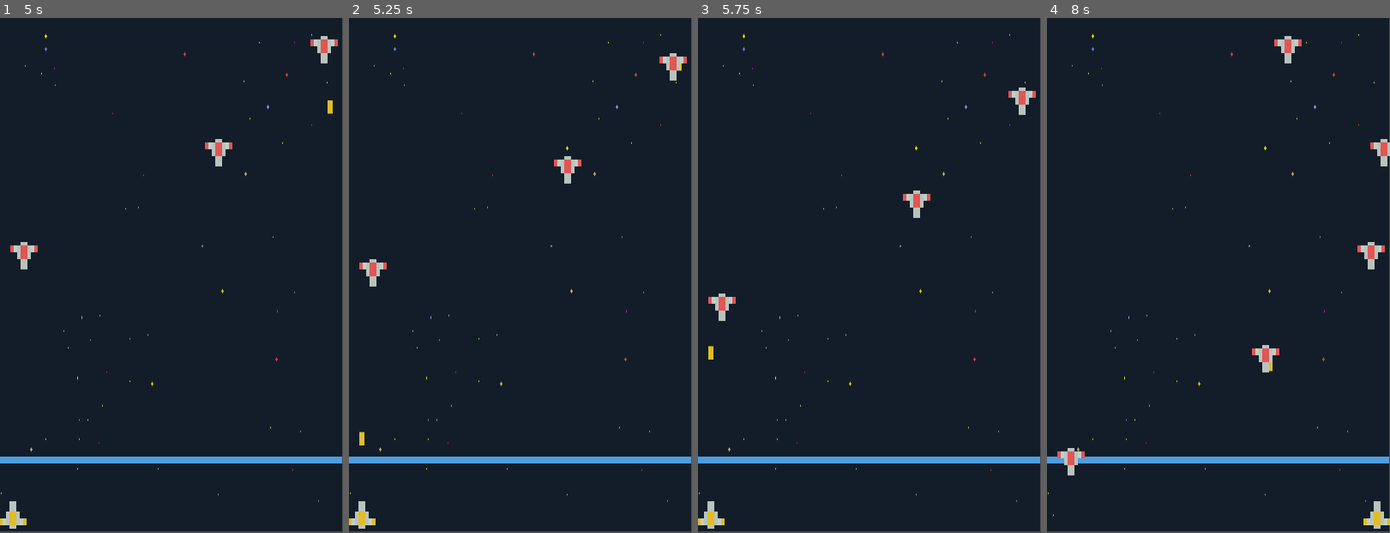
Above: before the commit, frames 1-4 (left to right).
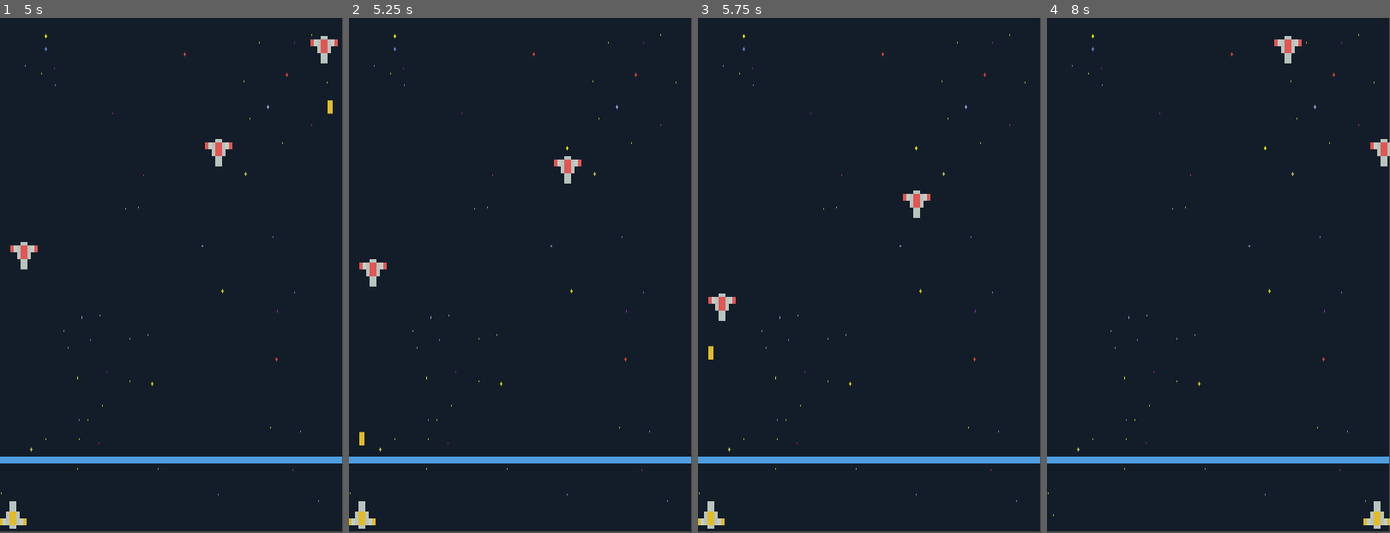
Above: after the commit, the same moments.

Repository: himanshusapkota/space-shooter
Game: Godot game, scene res://main.tscn
The game is run twice, just before and just after one commit, with the same random seed, the same clock (stepped at 60 frames per second) and the same inputs.
Inputs (mouse positions are in pixels of both pictures, inside the frame that each line leads up to):
- Up to frame 1 (5 s): tap Enter at 0.5 s; move the mouse to (246, 249) at 0.52 s; hold Right (right) 0.53-1.28 s; hold Space (shoot) 0.53-1.28 s; click (246, 249) at 0.67 s; move the mouse to (102, 301) at 1.27 s; hold Down 1.28-2.03 s; tap Alt at 1.35, 3.6 s; move the mouse to (205, 162) at 2.02 s; hold Right (right) 2.03-2.78 s; tap Shift at 2.1, 4.35 s; move the mouse to (154, 378) at 2.77 s; hold Up 2.78-3.53 s; tap Space (shoot) at 2.85 s; click (154, 378) at 2.92 s; move the mouse to (274, 352) at 3.52 s; hold Left (left) from 3.53 s (still down); move the mouse to (68, 198) at 4.27 s
- Up to frame 2 (5.25 s): move the mouse to (537, 275) at 5.02 s; release Left (left) at 5.03 s; hold Down from 5.03 s (still down); hold Space (shoot) from 5.03 s (still down); click (537, 275) at 5.17 s
- Up to frame 3 (5.75 s): keep holding Down; keep holding Space (shoot)
- Up to frame 4 (8 s): move the mouse to (1167, 146) at 5.77 s; release Down at 5.78 s; release Space (shoot) at 5.78 s; hold Right (right) 5.78-6.53 s; tap Alt at 5.85 s; move the mouse to (1293, 249) at 6.52 s; hold Up 6.53-7.28 s; tap Shift at 6.6 s; move the mouse to (1149, 301) at 7.27 s; hold Right (right) from 7.28 s (still down); tap Space (shoot) at 7.35 s; click (1149, 301) at 7.42 s

Frame 1 is identical in both runs. In frame 2, 0.2% of the frame differs, in the area x 90-99%, y 6-13%; in frame 3, 0.2%; in frame 4, 0.7%, in the area x 3-99%, y 43-89%.

Commit message:
Final Commit

Diff:
--- a/Entities/enemies/enemy.gd
+++ b/Entities/enemies/enemy.gd
@@ -1,11 +1,21 @@
 class_name Enemy
 extends Area2D
 
-var speed: int = 80
+var speed: float = 80.0
 
 func _ready() -> void:
 	randomize()
 	position = Vector2(randi_range(0, 400), 0)
 
-func _process(delta):
+	# Connect the collision signal
+	area_entered.connect(_on_area_entered)
+
+func _process(delta: float) -> void:
 	position.y += speed * delta
+
+func _on_area_entered(area: Area2D) -> void:
+
+
+	if area.name == "BulletArea":
+		area.get_parent().queue_free()
+		queue_free()
--- a/Entities/enemy_spawner/enemy_spawner.gd
+++ b/Entities/enemy_spawner/enemy_spawner.gd
@@ -3,6 +3,8 @@
 var enemy_scene = preload("res://Entities/enemies/enemy.tscn")
 
 func _ready() -> void:
+	get_parent().get_node("Boundary").area_entered.connect(_the_end)
+
 	var timer = Timer.new()
 	add_child(timer)
 
@@ -13,3 +15,7 @@
 func _create_enemy():
 	var enemy = enemy_scene.instantiate()
 	get_parent().get_node("Enemies").add_child(enemy)
+
+func _the_end(body):
+	if body is Enemy:
+		get_tree().paused = true
--- a/main.tscn
+++ b/main.tscn
@@ -19,14 +19,14 @@
 [node name="Player" parent="." unique_id=458508747 instance=ExtResource("2_0xm2m")]
 position = Vector2(178, 577)
 
-[node name="Area2D" type="Area2D" parent="." unique_id=1338095165]
+[node name="Boundary" type="Area2D" parent="." unique_id=1338095165]
 
-[node name="HorizontalBarBlue" type="Sprite2D" parent="Area2D" unique_id=2081371498]
+[node name="HorizontalBarBlue" type="Sprite2D" parent="Boundary" unique_id=2081371498]
 position = Vector2(199, 515)
 scale = Vector2(3.076923, 0.8)
 texture = ExtResource("3_h2yge")
 
-[node name="CollisionShape2D" type="CollisionShape2D" parent="Area2D" unique_id=2101840410]
+[node name="CollisionShape2D" type="CollisionShape2D" parent="Boundary" unique_id=2101840410]
 position = Vector2(199, 515)
 shape = SubResource("RectangleShape2D_q03w0")
 
